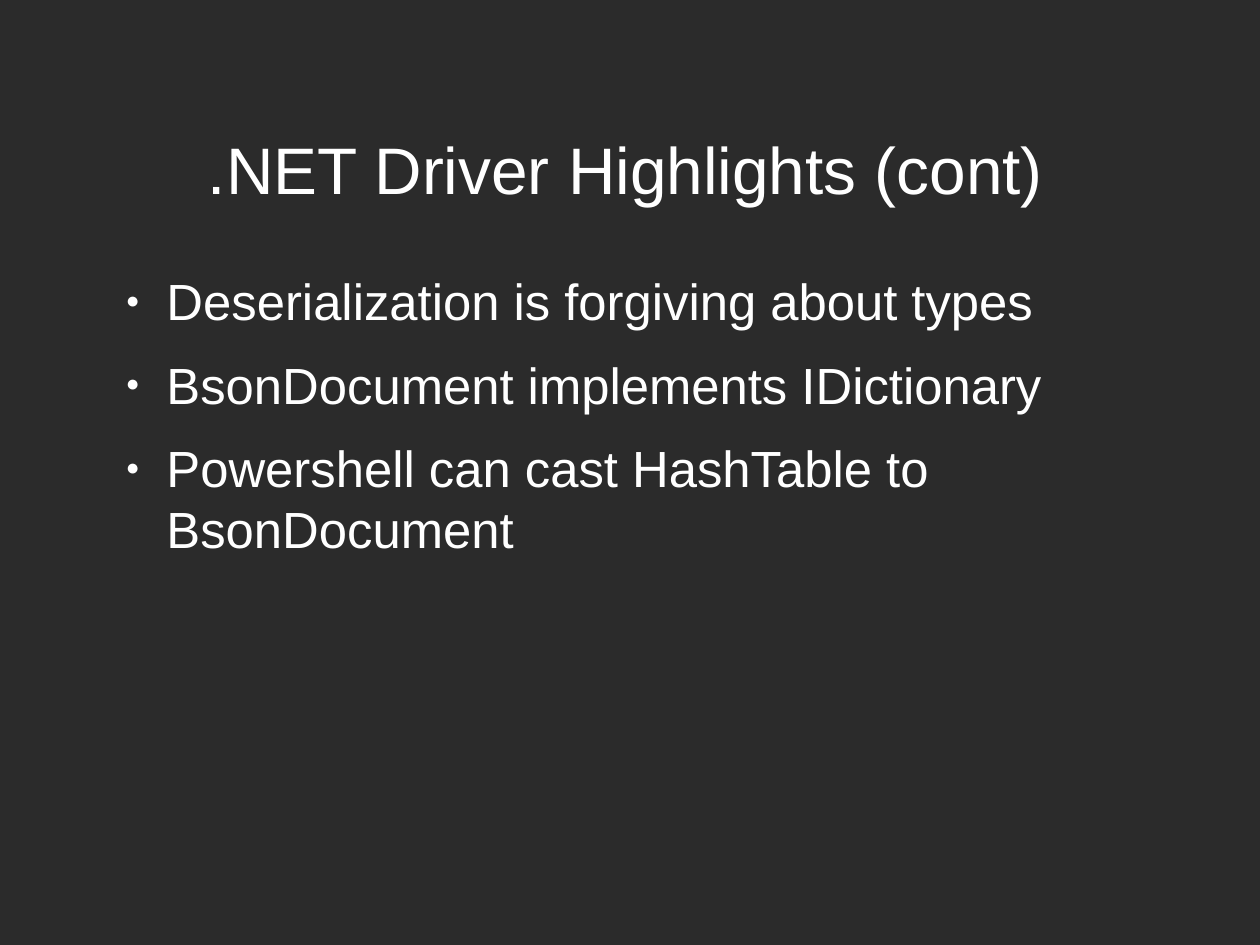
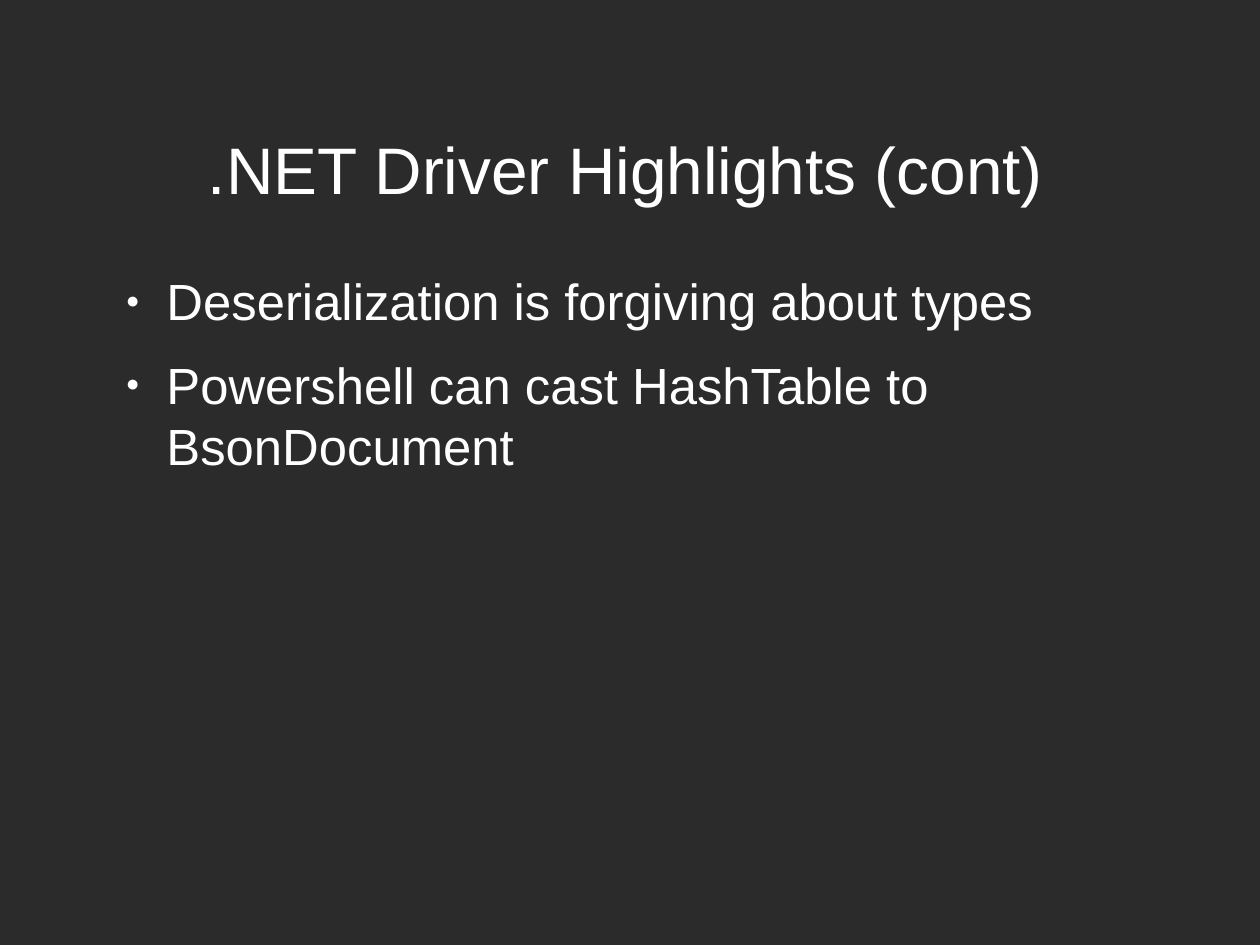
Before and after one commit to zippy1981/NYC-PowerShell-October-2011, a slide deck: slide 14 of NYC Powershell.odp. Drawn at 1260x945 pixels with LibreOffice and Linux fonts; fonts in the diff are those of the drawing; background and template pictures are left out; a plain dark background stands for a picture behind light text. Boxes give left, top, right and bottom in pixels: in the first picture for what was removed or moved away, otherwise in the second. Text is boxed around its words. In the diff, an @@ line names an element or a change of style, - is before the commit and + after.

```diff
--- a/NYC Powershell.odp
+++ b/NYC Powershell.odp
@@ text at [166,367,1041,414]: paragraph removed @@
-● BsonDocument implements IDictionary
```
Also in this commit, not shown: 2 other slides changed.
